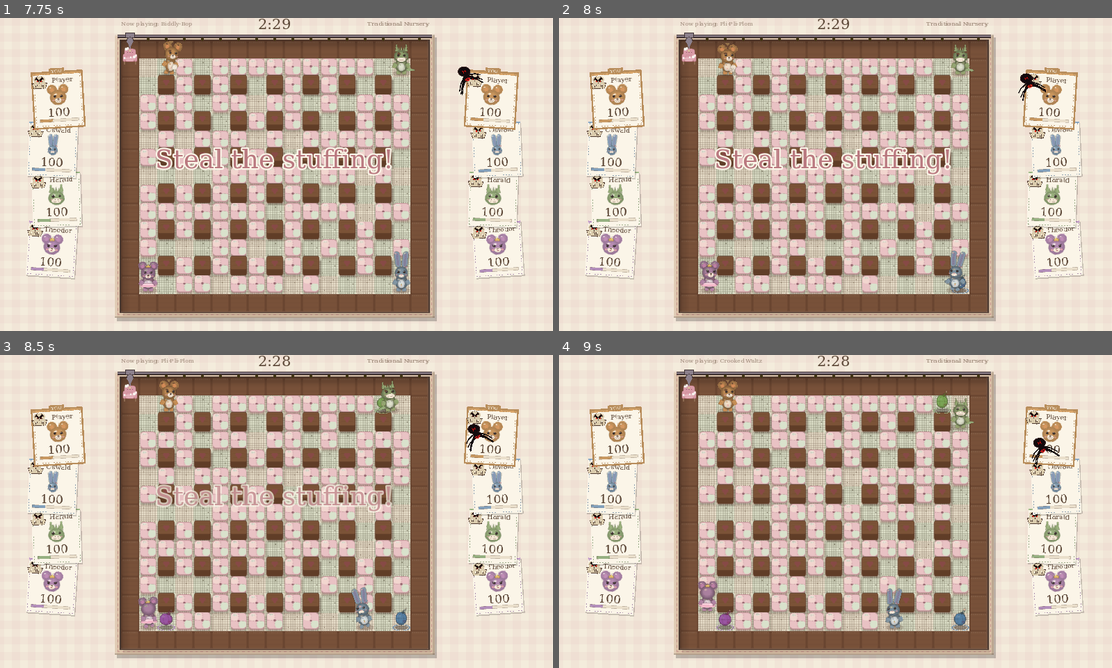
Above: before the commit, frames 1-4 (two rows, left to right).
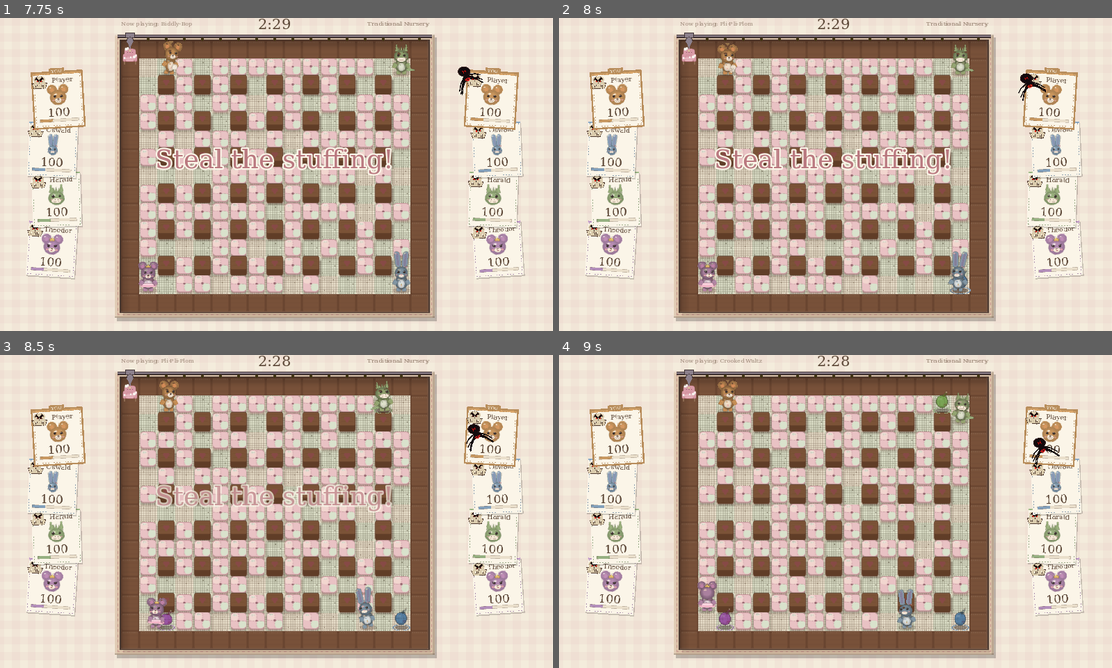
Above: after the commit, the same moments.

Repository: crosenlund79/FluffyBearsOfDoom
Game: Godot game, scene res://scenes/main.tscn
Same seed, same stepped clock (60 frames per second), same inputs: the game is played once before the commit and once after it.
Inputs (mouse positions are in pixels of both pictures, inside the frame that each line leads up to):
- Up to frame 1 (7.75 s): click "Normal" at 0.5 s; click "Normal" at 1.25 s; click "Normal" at 2 s; click "Normal" at 2.75 s; click "Normal" at 3.5 s; click "Normal" at 4.25 s; click "Normal" at 5 s; click "Normal" at 5.75 s; click "Start Game" at 6.5 s; tap Space (p1_bomb) at 7.25 s; move the mouse to (398, 158) at 7.27 s; hold D (p1_right) from 7.28 s (still down); hold N (next_track) from 7.28 s (still down); click (398, 158) at 7.42 s
- Up to frame 2 (8 s): keep holding D (p1_right); keep holding N (next_track)
- Up to frame 3 (8.5 s): release D (p1_right) at 8 s; release N (next_track) at 8 s; drag from (165, 527) to (248, 574) at 8.02 s
- Up to frame 4 (9 s): move the mouse to (890, 442) at 8.77 s; hold D (p1_right) from 8.78 s (still down); tap E (p1_special) at 8.85 s

Frame 1 is identical in both runs. In frame 2, 0.5% of the frame differs, in the area x 25-75%, y 74-89%; in frame 3, 1.0%, in the area x 24-74%, y 8-88%; in frame 4, 0.9%.

Commit message:
AI tuning: Normal sits clearly between Easy and Hard (0.34 s decisions, 88% danger notice)
Co-Authored-By: Claude Opus 5.5 <noreply@anthropic.com>
Claude-Session: https://claude.ai/code/session_01HoR6KBYRRr9swcfPWFv56e

Diff:
--- a/scripts/tuning.gd
+++ b/scripts/tuning.gd
@@ -155,8 +155,8 @@
 
 # --- AI decision-making (per level: [Easy, Normal, Hard]) ---------------------
 # Same rules and inputs for everyone; levels differ only in how they decide.
-const AI_THINK_TIME := [0.4, 0.28, 0.24]      # seconds between decisions (Hard ~ a quick human)
-const AI_NOTICE_DANGER := [0.85, 0.93, 0.95]    # chance a decision notices it stands in a blast line
+const AI_THINK_TIME := [0.4, 0.34, 0.24]      # seconds between decisions (Hard ~ a quick human)
+const AI_NOTICE_DANGER := [0.85, 0.88, 0.95]    # chance a decision notices it stands in a blast line
 const AI_CARELESS_BOMB := [0.05, 0.0, 0.0]    # chance to drop a bomb with no way out
 const AI_STEAL_SKIP := [0.15, 0.0, 0.0]        # chance to ignore a robbable stunned bear
 const AI_STEAL_BUDGET_EASY := [2.6, 3.8]      # Easy steals for this many seconds, then wanders off
